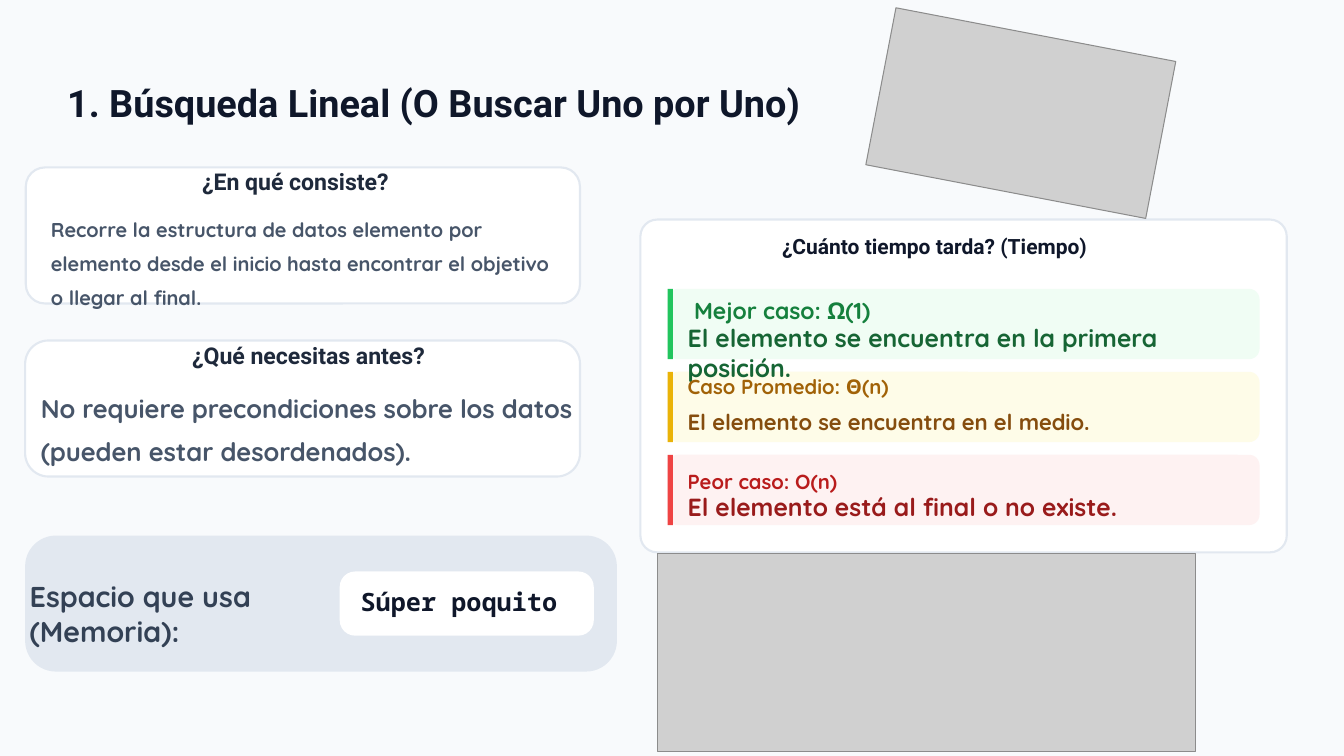
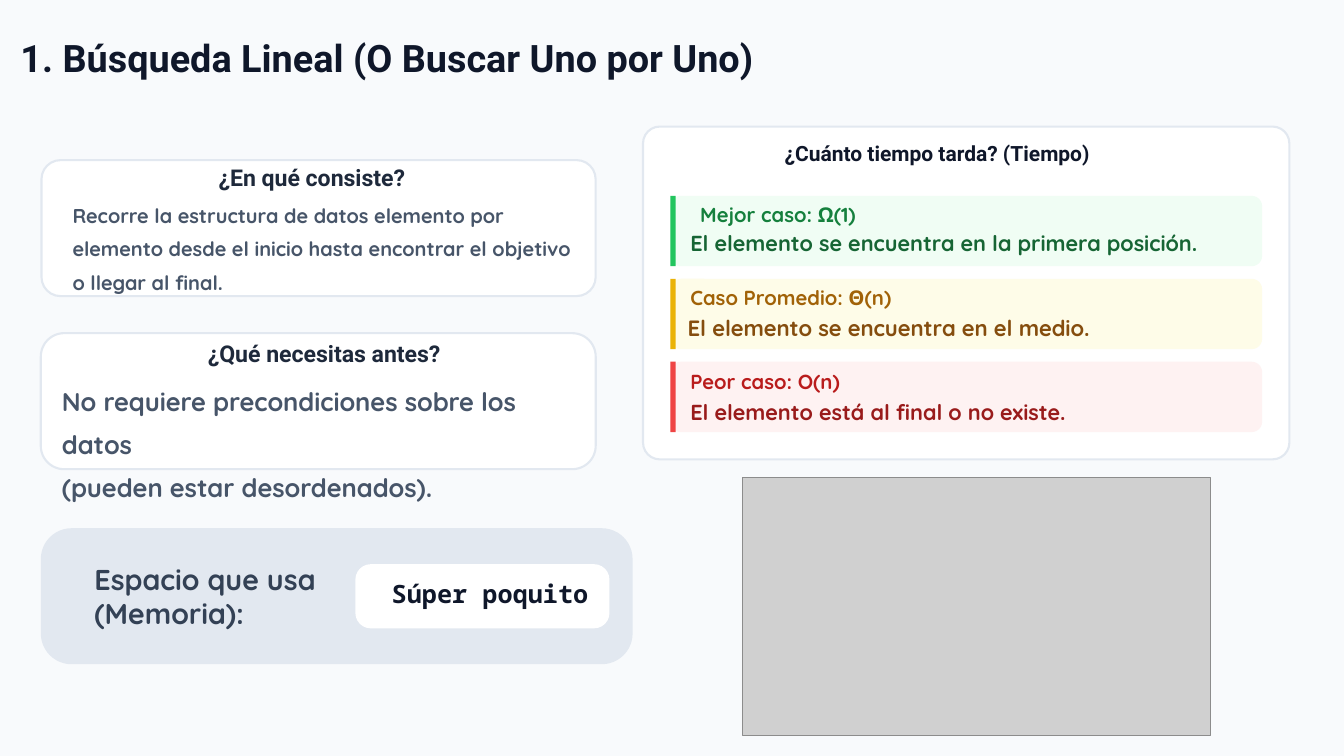
Before and after one commit to luisandresllerenax13/PROYECTO1, a slide deck: slide 3 of ALGORITMOS DE ORDENAMIENTO_EQUIP0_3.pptx (slide 2 before the commit). Drawn at 1344x756 pixels with LibreOffice and Linux fonts; fonts in the diff are those of the drawing; grey boxes stand for pictures. Boxes give left, top, right and bottom in pixels: in the first picture for what was removed or moved away, otherwise in the second. Text is boxed around its words. In the diff, an @@ line names an element or a change of style, - is before the commit and + after.

```diff
--- a/ALGORITMOS DE ORDENAMIENTO_EQUIP0_3.pptx
+++ b/ALGORITMOS DE ORDENAMIENTO_EQUIP0_3.pptx
@@ picture removed at box(866, 8, 1176, 219) @@
@@ text "1. Búsqueda Lineal (O Buscar ...": place and size @@
-text "1. Búsqueda Lineal (O Buscar ..." at box(67, 87, 800, 126)
+text "1. Búsqueda Lineal (O Buscar ..." at box(20, 42, 753, 80)
@@ text "¿Cuánto tiempo tarda? (Tiempo)": place and size @@
-text "¿Cuánto tiempo tarda? (Tiempo)" at box(782, 237, 1086, 259)
+text "¿Cuánto tiempo tarda? (Tiempo)" at box(785, 144, 1089, 166)
@@ text "Recorre la estructura de datos ...": place and size @@
-text "Recorre la estructura de datos ..." at box(51, 222, 549, 309)
+text "Recorre la estructura de datos ..." at box(73, 208, 570, 294)
@@ 4 rounded rectangles, 3 rectangles: place and size @@
-4 rounded rectangles, 3 rectangles at box(640, 220, 1287, 553)
+4 rounded rectangles, 3 rectangles at box(643, 127, 1290, 460)
@@ text "Mejor caso: Ω(1)": place and size @@
-text "Mejor caso: Ω(1)" at box(694, 302, 870, 324)
+text "Mejor caso: Ω(1)" at box(700, 207, 856, 226)
@@ text "Mejor caso: Ω(1)" at box(700, 207, 856, 226): size 16.5 to 14.5 pt @@
@@ text "El elemento se encuentra en ...": place and size @@
-text "El elemento se encuentra en ..." at box(688, 322, 1157, 384)
+text "El elemento se encuentra en ..." at box(690, 234, 1197, 256)
@@ text "El elemento se encuentra en ..." at box(690, 234, 1197, 256): size 17.8 to 15.5 pt @@
@@ text "Caso Promedio: Θ(n)" rewrapped from box(688, 373, 889, 398) to box(690, 290, 892, 309) @@
@@ text "El elemento se encuentra en ...": place and size @@
-text "El elemento se encuentra en ..." at box(688, 413, 1090, 431)
+text "El elemento se encuentra en ..." at box(688, 319, 1090, 337)
@@ text "¿Qué necesitas antes?": place and size @@
-text "¿Qué necesitas antes?" at box(192, 346, 425, 369)
+text "¿Qué necesitas antes?" at box(208, 344, 441, 367)
@@ text "No requiere precondiciones sobre los ..." rewrapped from box(41, 399, 572, 466) to box(62, 392, 516, 502) @@
@@ text "Peor caso: O(n)": place and size @@
-text "Peor caso: O(n)" at box(688, 474, 837, 493)
+text "Peor caso: O(n)" at box(690, 374, 840, 393)
@@ text "El elemento está al final ..." at box(690, 403, 1065, 421): size 17.8 to 15.5 pt @@
@@ text "El elemento está al final ...": place and size @@
-text "El elemento está al final ..." at box(688, 490, 1117, 517)
+text "El elemento está al final ..." at box(690, 403, 1065, 421)
@@ picture: place and size @@
-picture at box(657, 554, 1196, 751)
+picture at box(743, 478, 1211, 736)
@@ text "Espacio que usa (Memoria):": place and size @@
-text "Espacio que usa (Memoria):" at box(30, 586, 251, 647)
+text "Espacio que usa (Memoria):" at box(94, 569, 316, 629)
@@ 4 rounded rectangles, 2 texts: place and size @@
-4 rounded rectangles, 2 texts at box(25, 167, 617, 671)
+4 rounded rectangles, 2 texts at box(40, 160, 632, 664)
@@ text "Súper poquito" at box(392, 583, 588, 609): alignment left to centre @@
```
Also in this commit, not shown: 3 other slides changed, 8 slides added.
